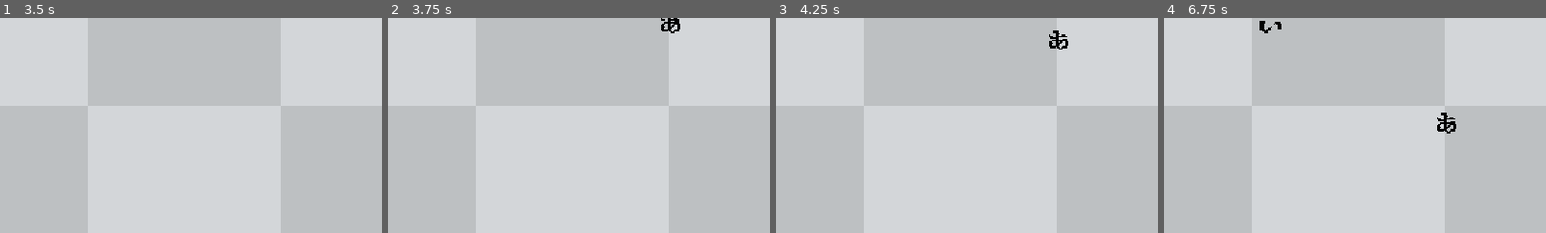
Above: before the commit, frames 1-4 (left to right).
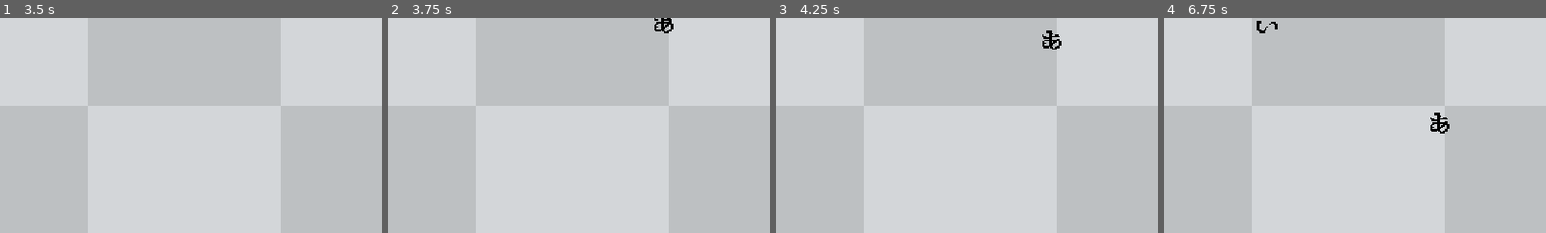
Above: after the commit, the same moments.

Repository: 6iovani/KanaGame
Game: Godot game, scene res://main_menu.tscn
Same seed, same stepped clock (60 frames per second), same inputs: the game is played once before the commit and once after it.
Inputs:
- Up to frame 1 (3.5 s): click "Play" at 0.5 s; tap Enter at 1.25, 2.1, 2.75 s; tap Backspace at 1.35 s; tap Space at 2 s; tap Keypad Enter at 2.85 s
- Up to frame 2 (3.75 s): tap Space at 3.5 s; tap Backspace at 3.6 s
- Up to frame 3 (4.25 s): no input
- Up to frame 4 (6.75 s): tap Enter at 4.25, 4.35, 6.6 s; tap Keypad Enter at 5.1 s; tap Backspace at 5.85 s
The pictures show only the part of the screen within x 38-88%, y 0-50%; the shares and areas given below are measured in that part.

Frame 1 is identical in both runs. In frame 2, 0.2% of the frame differs, in the area x 69-77%, y 0-8%; in frame 3, 0.3%; in frame 4, 0.5%, in the area x 24-77%, y 1-54%.

Commit message:
difficulty ver0.2

Diff:
--- a/Main.tscn
+++ b/Main.tscn
@@ -52,16 +52,12 @@
 func _on_difficulty_timer_timeout() -> void:
 
 	$kana_spawner/spawn_timer.wait_time -= 0.2
+	if $kana_spawner.new_fall_speed <= max_fall_speed:
+		$kana_spawner.new_fall_speed += speed_increase
+		print(\"fall speed for next kanas = \" + str($kana_spawner.new_fall_speed))
+	else:
+		print(\"max speed reached\")
 
-	var kana_list = get_tree().get_nodes_in_group(\"kana\")
-
-	for kana in kana_list:
-		if kana.fall_speed < 200.0:
-			kana.fall_speed += speed_increase
-			print(\"speed increased by: \" + str(speed_increase))
-			$kana_spawner.new_fall_speed += speed_increase
-		else:
-			print(\"max speed reached\")
 
 "
 
--- a/kana_spawner.gd
+++ b/kana_spawner.gd
@@ -9,7 +9,9 @@
 	var screen_size: Vector2 = get_viewport_rect().size
 	var kana = kana_scene.instantiate()
 
-	kana.position.x = randf_range(10.0, screen_size.x)
+	var half_width: float = kana.get_node("Sprite2D").texture.get_width() / 2.0
+
+	kana.position.x = randf_range(half_width, screen_size.x - half_width)
 	kana.position.y = 0.0
 
 	kana.fall_speed += new_fall_speed
